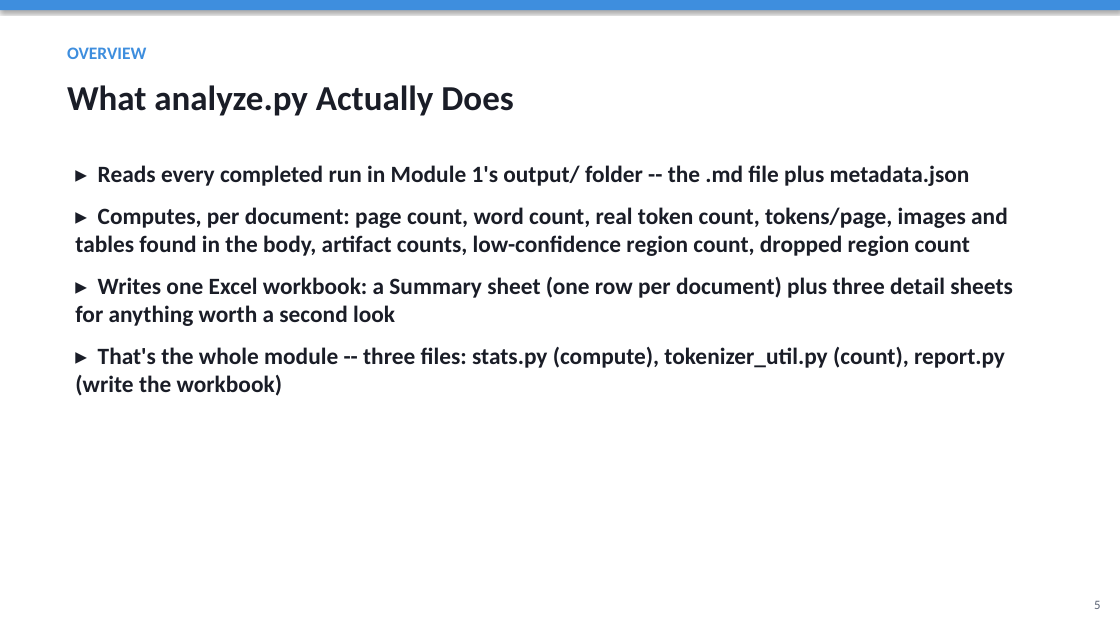
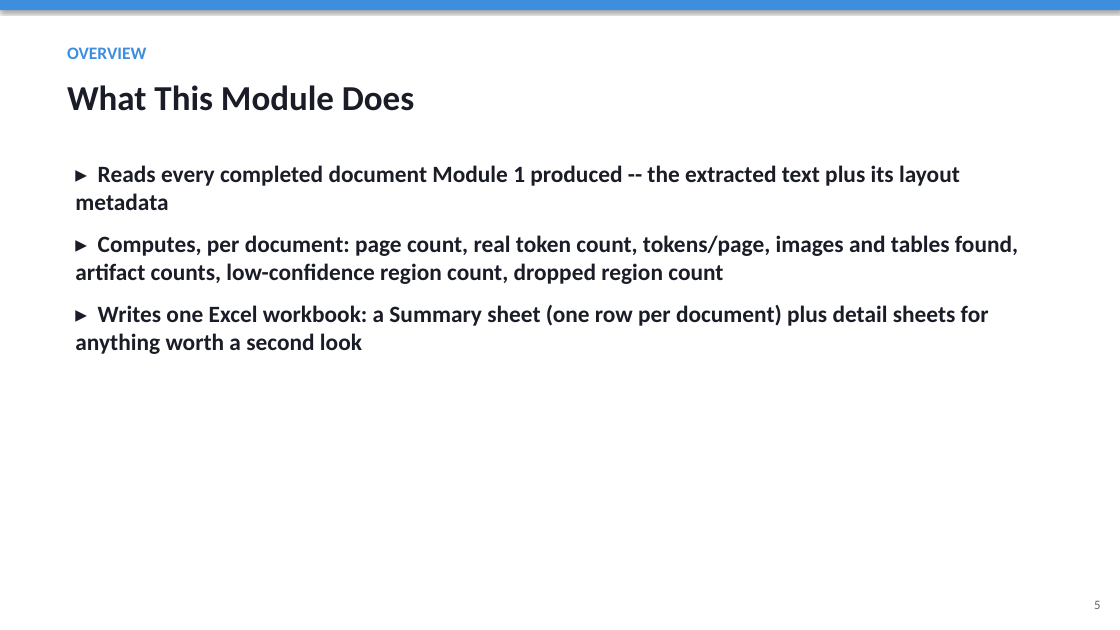
Before and after one commit to HITTESH2003/TRAINING, a slide deck: slide 5 of 2. ANALYSIS/Analysis_Module_Overview.pptx. Drawn at 1120x630 pixels with LibreOffice and Linux fonts; fonts in the diff are those of the drawing. Boxes give left, top, right and bottom in pixels: in the first picture for what was removed or moved away, otherwise in the second. Text is boxed around its words. In the diff, an @@ line names an element or a change of style, - is before the commit and + after.

```diff
--- a/2. ANALYSIS/Analysis_Module_Overview.pptx
+++ b/2. ANALYSIS/Analysis_Module_Overview.pptx
@@ text at box(67, 85, 414, 111): text changed @@
-What analyze.py Actually Does
+What This Module Does
@@ text at box(75, 165, 1018, 354): text changed @@
-▸ Reads every completed run in Module 1's output/ folder -- the .md file plus metadata.json
-▸ Computes, per document: page count, word count, real token count, tokens/page, images and tables found in the body, artifact counts, low-confidence region count, dropped region count
-▸ Writes one Excel workbook: a Summary sheet (one row per document) plus three detail sheets for anything worth a second look
-▸ That's the whole module -- three files: stats.py (compute), tokenizer_util.py (count), report.py (write the workbook)
+▸ Reads every completed document Module 1 produced -- the extracted text plus its layout metadata
+▸ Computes, per document: page count, real token count, tokens/page, images and tables found, artifact counts, low-confidence region count, dropped region count
+▸ Writes one Excel workbook: a Summary sheet (one row per document) plus detail sheets for anything worth a second look
```
Also in this commit, not shown: 9 other slides changed, 1 slide added, 5 slides removed, 1 other file.
